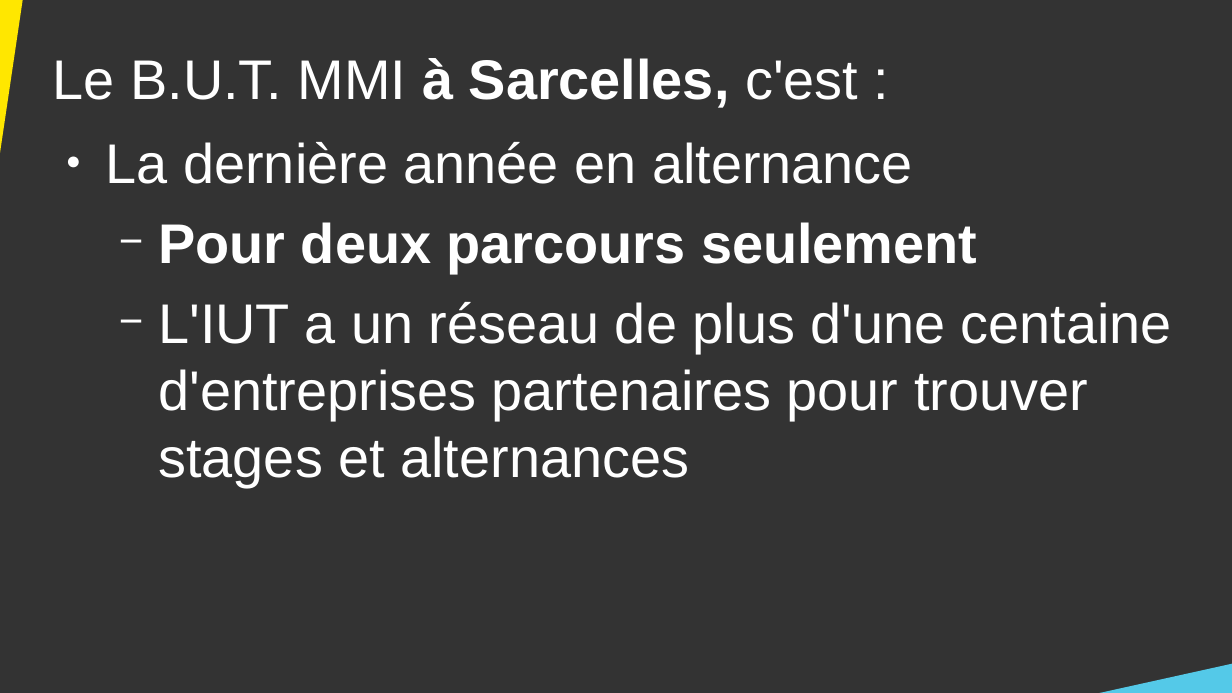
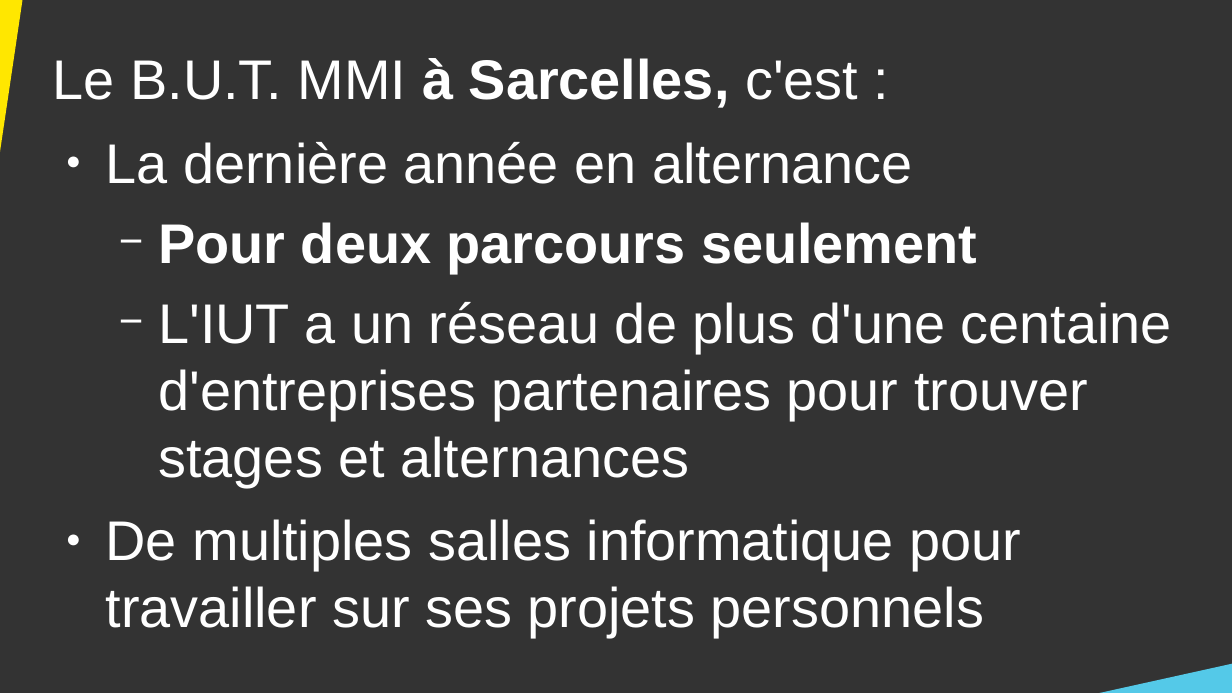
Before and after one commit to DanYellow/cours, a slide deck: slide 24 of presentation-formation-mmi/presentation.odp (slide 21 before the commit). Drawn at 1232x693 pixels with LibreOffice and Linux fonts; fonts in the diff are those of the drawing. Boxes give left, top, right and bottom in pixels: in the first picture for what was removed or moved away, otherwise in the second. Text is boxed around its words. In the diff, an @@ line names an element or a change of style, - is before the commit and + after.

```diff
--- a/presentation-formation-mmi/presentation.odp
+++ b/presentation-formation-mmi/presentation.odp
@@ text at bbox=[106, 519, 1021, 637]: paragraph added @@
+● De multiples salles informatique pour travailler sur ses projets personnels
```
Also in this commit, not shown: 9 other slides changed, 4 slides added, 7 other files.
